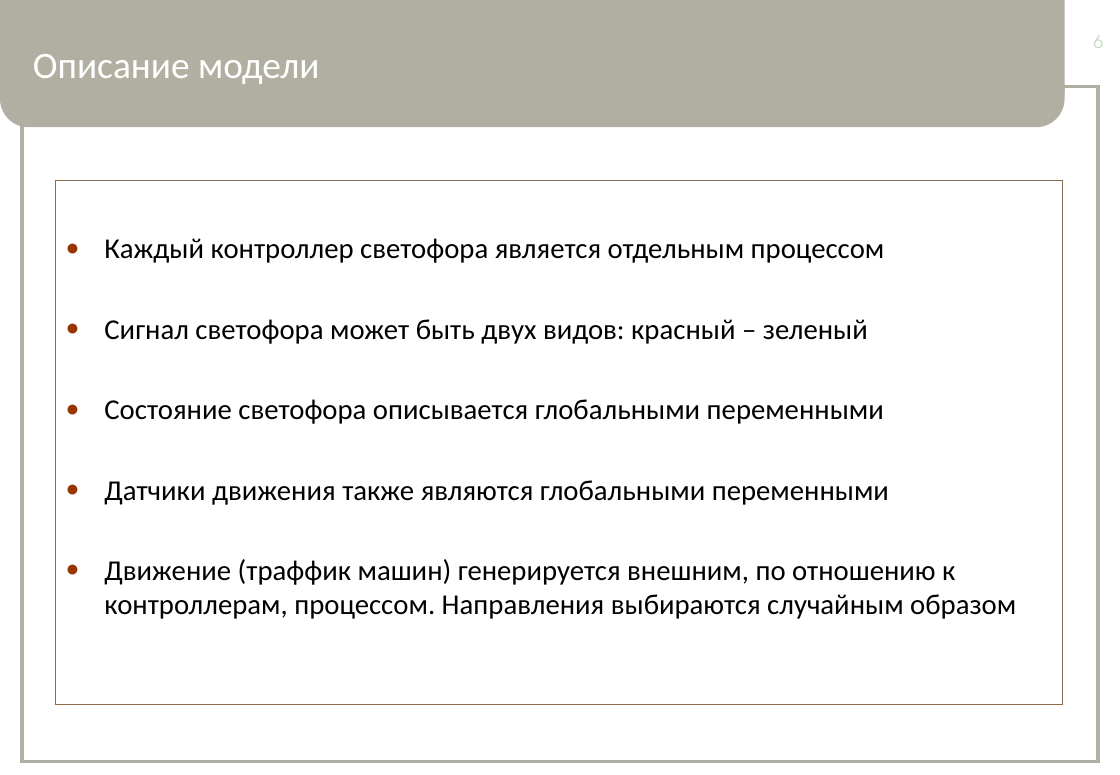
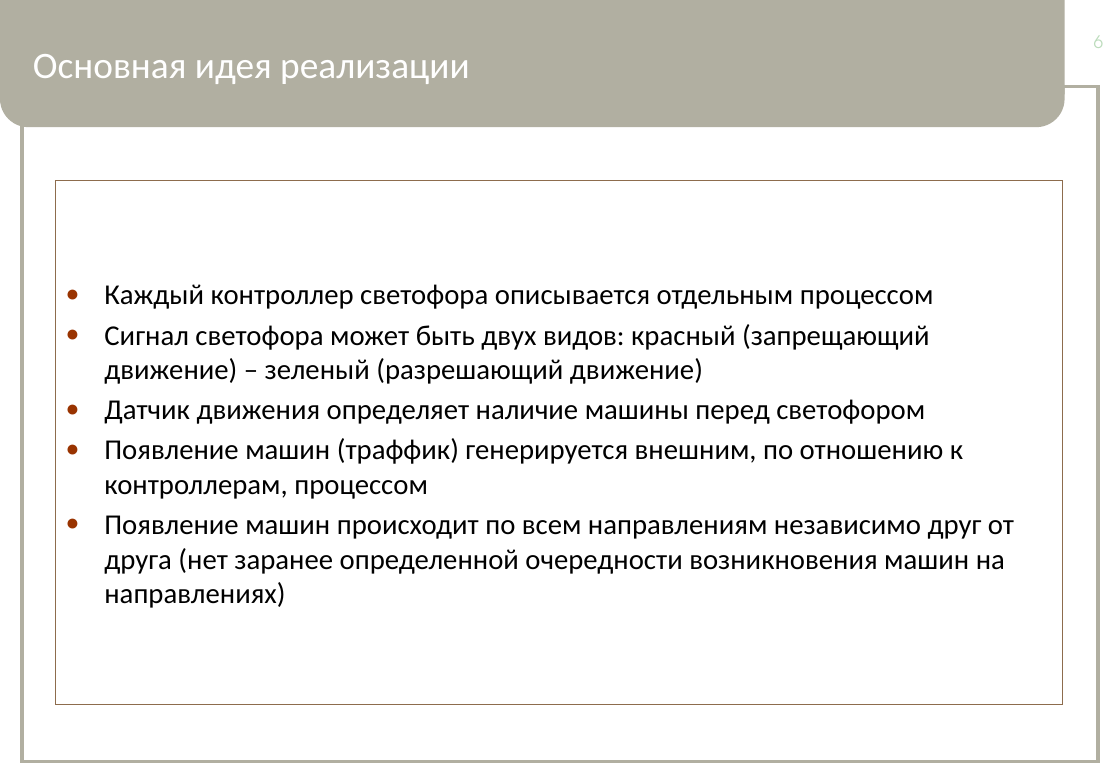
Before and after one commit to tar/verification, a slide deck: slide 6 of 63504-12_Lukashin_A_presentation.pptx. Drawn at 1120x775 pixels with LibreOffice and Linux fonts; fonts in the diff are those of the drawing. Boxes give left, top, right and bottom in pixels: in the first picture for what was removed or moved away, otherwise in the second. Text is boxed around its words. In the diff, an @@ line names an element or a change of style, - is before the commit and + after.

```diff
--- a/63504-12_Lukashin_A_presentation.pptx
+++ b/63504-12_Lukashin_A_presentation.pptx
@@ title at [33, 54, 469, 84]: text changed @@
-Описание модели
+Основная идея реализации
@@ text at [104, 284, 1014, 608]: text changed @@
-● Каждый контроллер светофора является отдельным процессом
-● Сигнал светофора может быть двух видов: красный – зеленый
-● Состояние светофора описывается глобальными переменными
-● Датчики движения также являются глобальными переменными
-● Движение (траффик машин) генерируется внешним, по отношению к контроллерам, процессом. Направления выбираются случайным образом
+● Каждый контроллер светофора описывается отдельным процессом
+● Сигнал светофора может быть двух видов: красный (запрещающий движение) – зеленый (разрешающий движение)
+● Датчик движения определяет наличие машины перед светофором
+● Появление машин (траффик) генерируется внешним, по отношению к контроллерам, процессом
+● Появление машин происходит по всем направлениям независимо друг от друга (нет заранее определенной очередности возникновения машин на направлениях)
```
Also in this commit, not shown: 2 other slides changed, 2 slides added, 2 slides removed, 3 other files.
